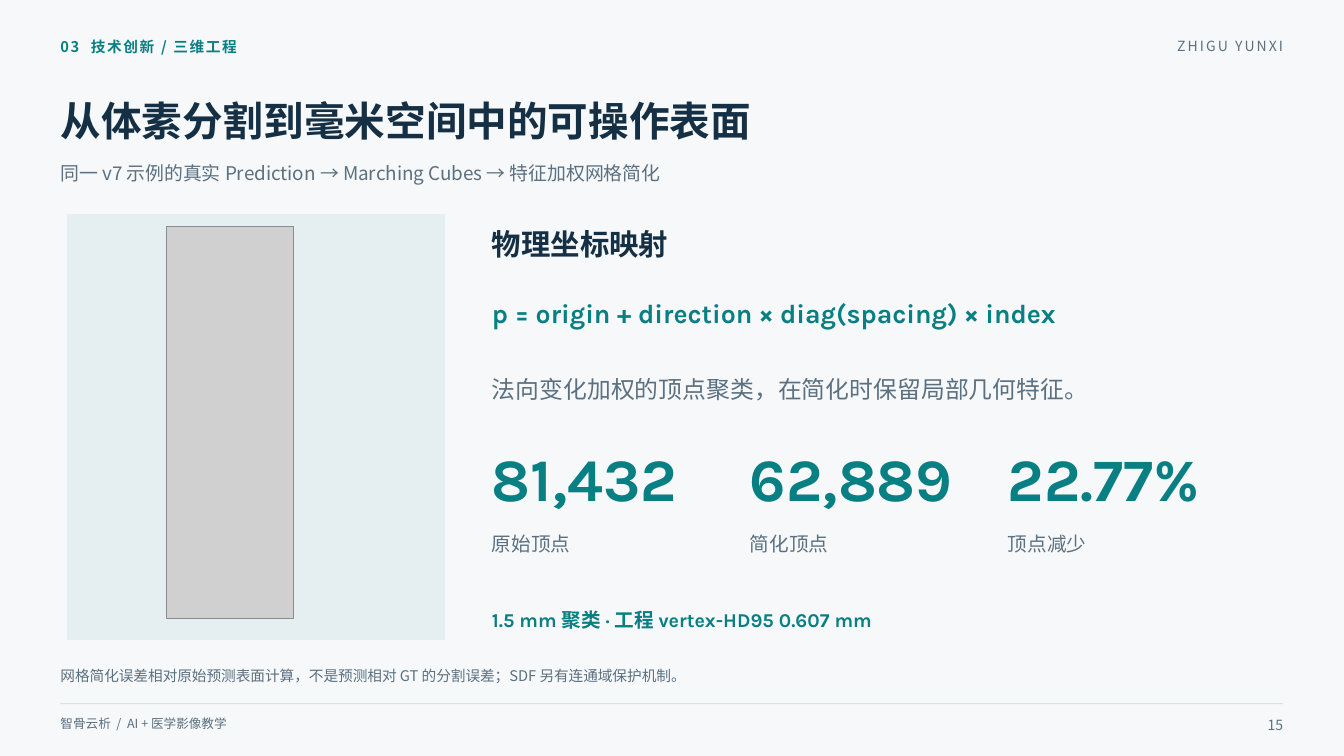
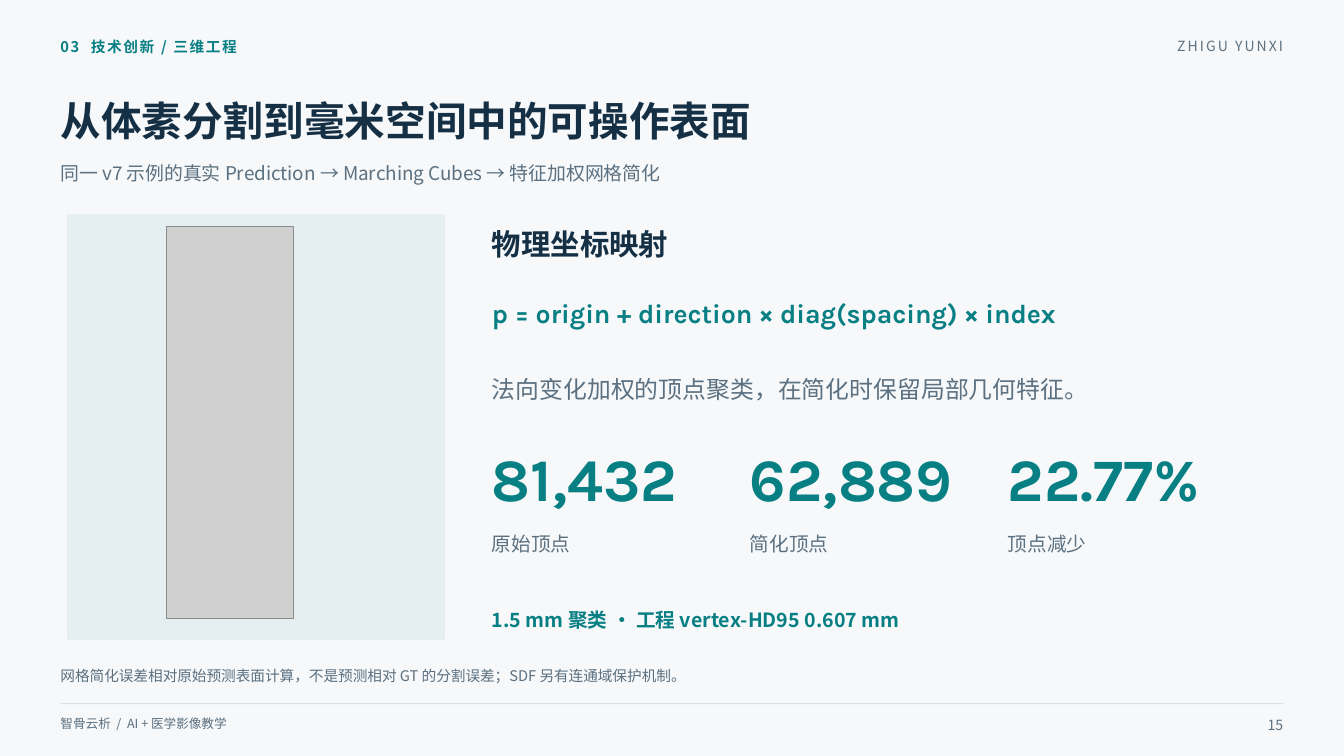
Before and after one commit to 927242768-dotcom/AIC-Competition, a slide deck: slide 15 of 02_答辩PPT/智骨云析_AIC答辩PPT.pptx. Drawn at 1344x756 pixels with LibreOffice and Linux fonts; fonts in the diff are those of the drawing; grey boxes stand for pictures. Boxes give left, top, right and bottom in pixels: in the first picture for what was removed or moved away, otherwise in the second. Text is boxed around its words. In the diff, an @@ line names an element or a change of style, - is before the commit and + after.

```diff
--- a/02_答辩PPT/智骨云析_AIC答辩PPT.pptx
+++ b/02_答辩PPT/智骨云析_AIC答辩PPT.pptx
@@ text "1.5 mm 聚类 · 工程 ..." at box(492, 610, 900, 629): font Karla to Noto Sans CJK SC @@
```
Also in this commit, not shown: 4 other slides changed, 9 other files.
